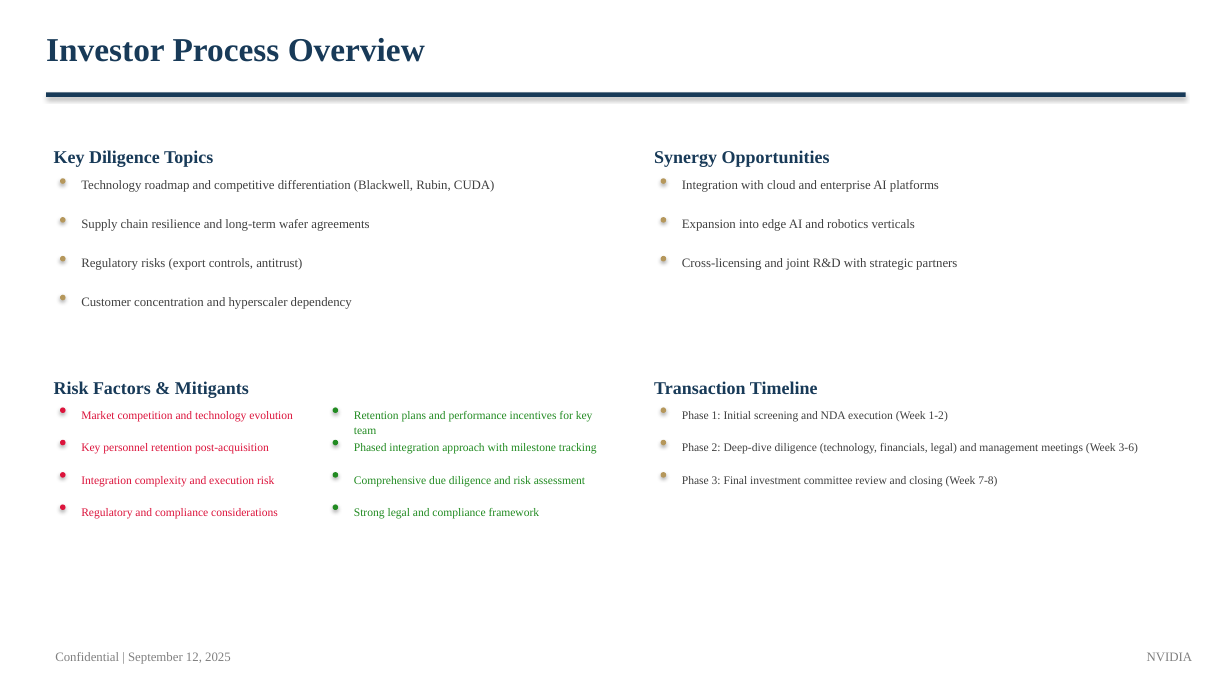
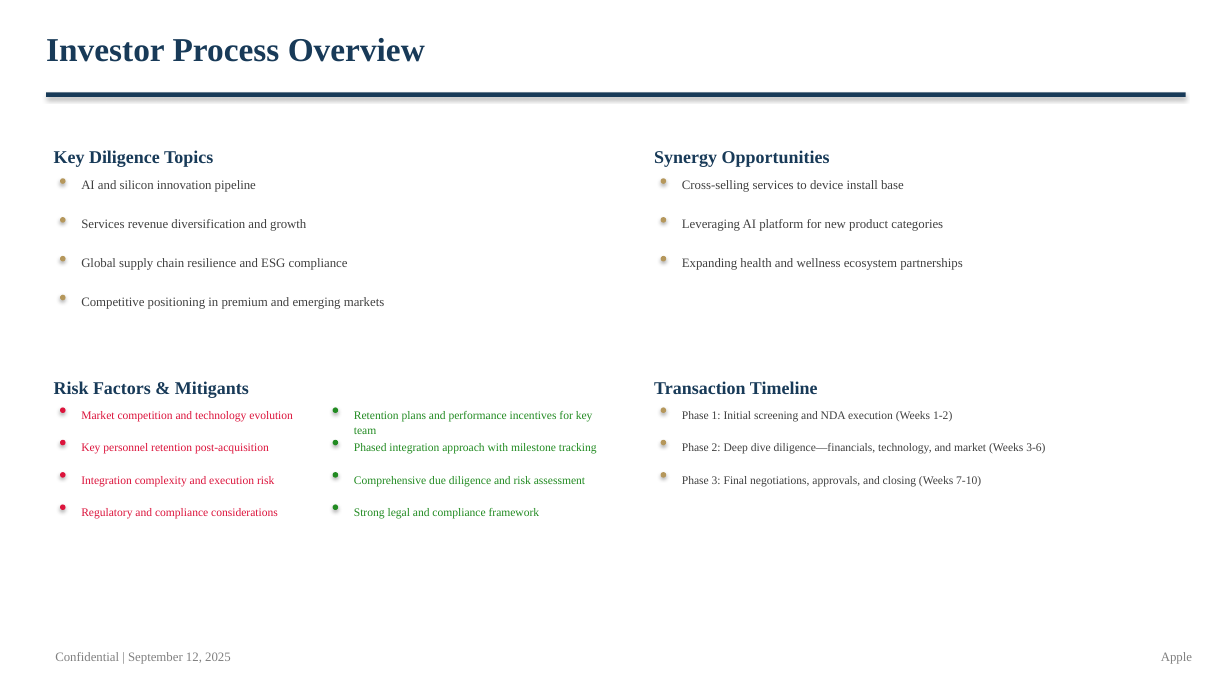
Before and after one commit to alinvb/slide_generator, a slide deck: slide 14 of output_presentation.pptx (slide 18 before the commit). Drawn at 1232x693 pixels with LibreOffice and Linux fonts; fonts in the diff are those of the drawing. Boxes give left, top, right and bottom in pixels: in the first picture for what was removed or moved away, otherwise in the second. Text is boxed around its words. In the diff, an @@ line names an element or a change of style, - is before the commit and + after.

```diff
--- a/output_presentation.pptx
+++ b/output_presentation.pptx
@@ text at [81, 180, 256, 192]: text changed @@
-Technology roadmap and competitive differentiation (Blackwell, Rubin, CUDA)
+AI and silicon innovation pipeline
@@ text at [682, 180, 904, 192]: text changed @@
-Integration with cloud and enterprise AI platforms
+Cross-selling services to device install base
@@ text at [81, 219, 306, 231]: text changed @@
-Supply chain resilience and long-term wafer agreements
+Services revenue diversification and growth
@@ text at [682, 219, 943, 231]: text changed @@
-Expansion into edge AI and robotics verticals
+Leveraging AI platform for new product categories
@@ text at [81, 258, 348, 270]: text changed @@
-Regulatory risks (export controls, antitrust)
+Global supply chain resilience and ESG compliance
@@ text at [682, 258, 962, 270]: text changed @@
-Cross-licensing and joint R&D with strategic partners
+Expanding health and wellness ecosystem partnerships
@@ text at [81, 297, 384, 309]: text changed @@
-Customer concentration and hyperscaler dependency
+Competitive positioning in premium and emerging markets
@@ text at [682, 411, 952, 422]: text changed @@
-Phase 1: Initial screening and NDA execution (Week 1-2)
+Phase 1: Initial screening and NDA execution (Weeks 1-2)
@@ text at [682, 443, 1045, 454]: text changed @@
-Phase 2: Deep-dive diligence (technology, financials, legal) and management meetings (Week 3-6)
+Phase 2: Deep dive diligence—financials, technology, and market (Weeks 3-6)
@@ text at [682, 476, 981, 487]: text changed @@
-Phase 3: Final investment committee review and closing (Week 7-8)
+Phase 3: Final negotiations, approvals, and closing (Weeks 7-10)
@@ text at [1161, 652, 1192, 664]: text changed @@
-NVIDIA
+Apple
```
Also in this commit, not shown: 9 other slides changed, 4 slides added, 8 slides removed, 13 other files.
